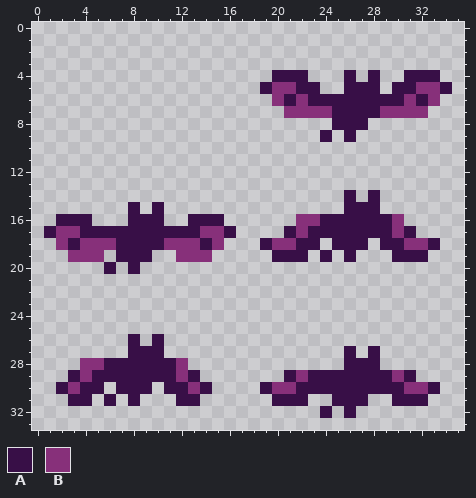
Pixel-art sprite -- Assets/Art/Aseprite/Bat/Bat.png. The picture above was drawn from the file before the commit.
The file is 36x36 pixels. Shown: x 0..35, y 0..33. The old version is drawn lined up with the new one.
Palette (. is transparent): A #380f47  B #87307a
Pixels before, first column x 1:
 4 ...................AAA...A.A..AAA.
 5 ..................ABBAA..AAA.AABBA
 6 ...................BABAAAAAAAABAB.
 7 ....................BBBBAAAABBBB..
 8 ........................AAA.......
 9 .......................A.A........
10 ..................................
11 ..................................
12 ..................................
13 ..................................
14 .........................A.A......
15 .......A.A...............AAA......
16 .AAA...AAA..AAA......BBAAAAAAB....
17 ABBAAAAAAAAAABBA....ABAAAAAAABA...
18 .BABBBAAAABBBAB...ABBAA.AAA.AABBA.
19 ..BBB.AAA..BBB.....AAA.A.A...AAA..
20 .....A.A..........................
21 ..................................
22 ..................................
23 ..................................
24 ..................................
25 ..................................
26 .......A.A........................
27 .......AAA...............A.A......
28 ...BBAAAAAAB.............AAA......
29 ..ABAAAAAAABA.......ABAAAAAAABA...
30 .ABAA.AAA.AABA....ABBAAAAAAAAABBA.
31 ..AA.A.A...AA......AAA..AAA..AAA..
32 .......................A.A........
The same view after the edit:
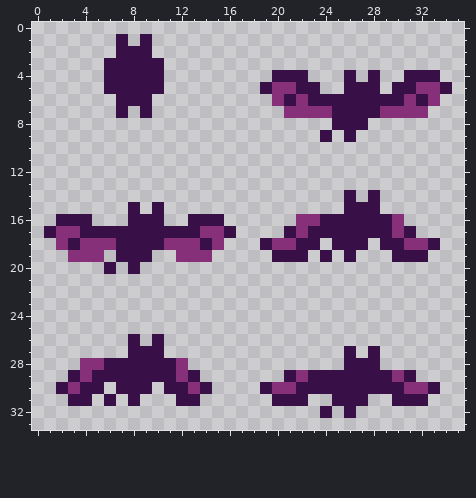
Author's note on the commit: added a bat idle pose
Edits made:
canvas 36x36 -> 36x48; drawings rearranged on the sheet (the old picture shows each at its new place)
The author put colour A in row 1 at x 7 and 9; in row 2 at x 7 to 9; in rows 3 to 5 at x 6 to 10; in row 6 at x 7 to 9; in row 7 at x 7 and 9.
